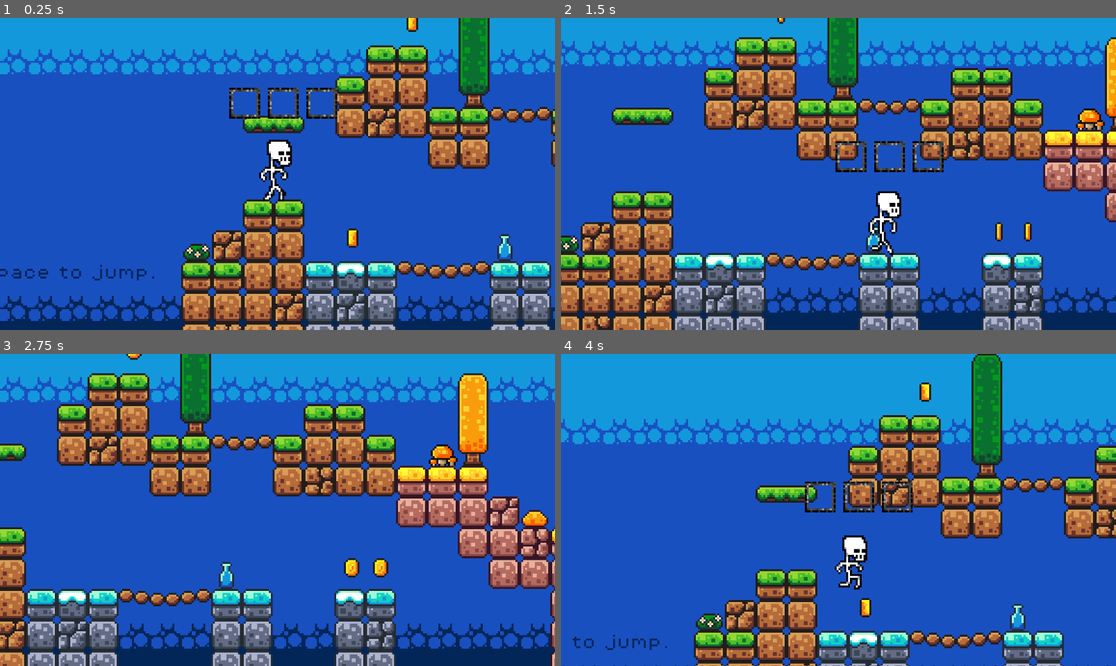
Above: before the commit, frames 1-4 (two rows, left to right).
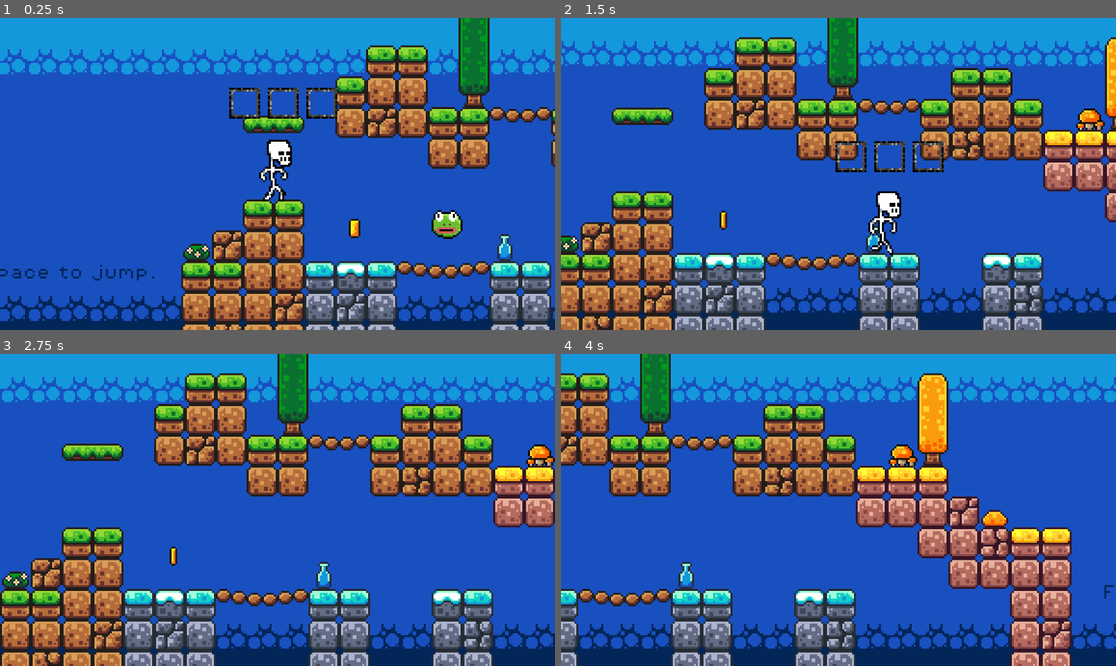
Above: after the commit, the same moments.

Repository: TronicAT/FGJ
Game: Godot game, scene res://scenes/game.tscn
Two runs of this game, one before a commit and one after it. Both use one fixed random seed, a clock stepped at 60 frames per second and the inputs below.
Inputs:
- Up to frame 1 (0.25 s): no input
- Up to frame 2 (1.5 s): hold Right (move_right) from 0.53 s (still down); tap E (mask_next) at 0.6 s; tap Space (jump) at 0.77, 1.07 s; tap Q (mask_prev) at 0.8, 1.35 s
- Up to frame 3 (2.75 s): tap Space (jump) at 1.52, 1.55, 1.82, 2.1 s; release Right (move_right) at 2.03 s; hold Left (move_left) from 2.03 s (still down); tap E (mask_next) at 2.3 s
- Up to frame 4 (4 s): release Left (move_left) at 2.78 s; hold Right (move_right) from 2.78 s (still down); tap E (mask_next) at 2.85 s; tap Space (jump) at 3.02, 3.32, 3.77, 3.8 s; tap Q (mask_prev) at 3.05, 3.6 s

The runs differ from the first frame. In frame 1, 0.7% of the frame differs, in the area x 62-84%, y 0-74%; in frame 2, 0.3%; in frame 3, 54%; in frame 4, 56%, in the area x 0-100%, y 0-100%.

Commit message:
fixing BS

Diff:
--- a/GameJam/First Game/scenes/game.tscn
+++ b/GameJam/First Game/scenes/game.tscn
@@ -10,6 +10,7 @@
 [ext_resource type="PackedScene" uid="uid://dtrbka1ef726o" path="res://scenes/killzone.tscn" id="5_x8euu"]
 [ext_resource type="PackedScene" uid="uid://d2w2i5h0lhc6l" path="res://scenes/slime.tscn" id="6_l0s6b"]
 [ext_resource type="FontFile" uid="uid://dbjl1e6kdxpl6" path="res://assets/fonts/PixelOperator8.ttf" id="7_8cblx"]
+[ext_resource type="PackedScene" uid="uid://c7tg6ineb5ts7" path="res://scenes/jump_mask.tscn" id="7_kvpfn"]
 
 [sub_resource type="TileSetAtlasSource" id="TileSetAtlasSource_ashvg"]
 texture = ExtResource("2_r1crl")
@@ -244,6 +245,8 @@
 layer_1/tile_data = PackedInt32Array(196609, 0, 0, 196610, 0, 0, 393215, 0, 0, 327680, 0, 0, 327683, 393216, 0, 327684, …(3625 unchanged characters)…
 
 [node name="Player" parent="." unique_id=2117723881 instance=ExtResource("1_rbmkf")]
+light_mask = 3
+visibility_layer = 3
 position = Vector2(34, 37)
 
 [node name="Camera2D" type="Camera2D" parent="Player" unique_id=2087779663]
@@ -263,36 +266,16 @@
 position = Vector2(74, 141)
 
 [node name="CollisionShape2D" type="CollisionShape2D" parent="Killzone" unique_id=1169477685]
+position = Vector2(114, 15)
 shape = SubResource("WorldBoundaryShape2D_cn5tm")
 
-[node name="Coins" type="Node" parent="." unique_id=1825166293]
-
-[node name="Coin" parent="Coins" unique_id=561507050 instance=ExtResource("4_28cek")]
-position = Vector2(73, 68)
-
-[node name="Coin2" parent="Coins" unique_id=1265359181 instance=ExtResource("4_28cek")]
-position = Vector2(217, 69)
-
-[node name="Coin3" parent="Coins" unique_id=1430060663 instance=ExtResource("4_28cek")]
-position = Vector2(232, 69)
-
-[node name="Coin4" parent="Coins" unique_id=1338730567 instance=ExtResource("4_28cek")]
-position = Vector2(104, -44)
-
-[node name="Coin5" parent="Coins" unique_id=1435531181 instance=ExtResource("4_28cek")]
-position = Vector2(503, 37)
-
-[node name="Coin6" parent="Coins" unique_id=809284330 instance=ExtResource("4_28cek")]
-position = Vector2(757, -25)
-
-[node name="Coin7" parent="Coins" unique_id=1825696124 instance=ExtResource("4_28cek")]
-position = Vector2(776, -25)
-
-[node name="Coin8" parent="Coins" unique_id=2082594666 instance=ExtResource("4_28cek")]
-position = Vector2(795, -25)
-
-[node name="Coin9" parent="Coins" unique_id=1634709396 instance=ExtResource("4_28cek")]
-position = Vector2(584, -108)
+[node name="Items" type="Node" parent="." unique_id=1825166293]
+
+[node name="Jump_Mask" parent="Items" unique_id=567837018 instance=ExtResource("7_kvpfn")]
+position = Vector2(122, 61)
+
+[node name="Coin9" parent="Items" unique_id=1634709396 instance=ExtResource("4_28cek")]
+position = Vector2(74, 63)
 
 [node name="Platforms" type="Node" parent="." unique_id=1120749857]
 
@@ -307,6 +290,8 @@
 autoplay = &"move"
 
 [node name="Slime" parent="." unique_id=778677678 instance=ExtResource("6_l0s6b")]
+light_mask = 1
+visibility_layer = 1
 position = Vector2(529, 81)
 
 [node name="Labels" type="Node" parent="." unique_id=474820885]
--- /dev/null
+++ b/GameJam/First Game/scenes/jump_mask.tscn
@@ -0,0 +1,18 @@
+[gd_scene format=3 uid="uid://c7tg6ineb5ts7"]
+
+[ext_resource type="Script" uid="uid://dolr4d4rh7rw5" path="res://scripts/Inventory/jump_mask.gd" id="1_pfopm"]
+[ext_resource type="Resource" uid="uid://b0jvvadu3r1oi" path="res://scripts/Inventory/jump_mask.tres" id="2_fyqkm"]
+[ext_resource type="Texture2D" uid="uid://ef00fuvkuhua" path="res://assets/sprites/sammakko_maski.png" id="2_j3liq"]
+
+[sub_resource type="CircleShape2D" id="CircleShape2D_fyqkm"]
+radius = 9.0
+
+[node name="Jump_Mask" type="Area2D" unique_id=567837018]
+script = ExtResource("1_pfopm")
+item_resource = ExtResource("2_fyqkm")
+
+[node name="Sprite2D" type="Sprite2D" parent="." unique_id=58104851]
+texture = ExtResource("2_j3liq")
+
+[node name="CollisionShape2D" type="CollisionShape2D" parent="." unique_id=566569899]
+shape = SubResource("CircleShape2D_fyqkm")
--- a/GameJam/First Game/scenes/player.tscn
+++ b/GameJam/First Game/scenes/player.tscn
@@ -134,7 +134,6 @@
 
 [node name="Player" type="CharacterBody2D" unique_id=1018222663]
 z_index = 5
-collision_layer = 2
 script = ExtResource("1_ofpvf")
 
 [node name="AnimatedSprite2D" type="AnimatedSprite2D" parent="." unique_id=216498402]
--- a/GameJam/First Game/scenes/slime.tscn
+++ b/GameJam/First Game/scenes/slime.tscn
@@ -43,26 +43,30 @@
 [sub_resource type="RectangleShape2D" id="RectangleShape2D_u4xjq"]
 size = Vector2(10, 14)
 
-[node name="Slime" type="Node2D"]
+[node name="Slime" type="Node2D" unique_id=604308746]
+light_mask = 3
+visibility_layer = 3
 script = ExtResource("1_fxbww")
 
-[node name="AnimatedSprite2D" type="AnimatedSprite2D" parent="."]
+[node name="AnimatedSprite2D" type="AnimatedSprite2D" parent="." unique_id=1139783388]
 position = Vector2(0, -12)
 sprite_frames = SubResource("SpriteFrames_a8uf2")
 autoplay = "default"
 frame = 2
 frame_progress = 0.722655
 
-[node name="Killzone" parent="." instance=ExtResource("2_aiwyj")]
+[node name="Killzone" parent="." unique_id=1339440930 instance=ExtResource("2_aiwyj")]
+light_mask = 7
+visibility_layer = 7
 
-[node name="CollisionShape2D" type="CollisionShape2D" parent="Killzone"]
+[node name="CollisionShape2D" type="CollisionShape2D" parent="Killzone" unique_id=1528623302]
 position = Vector2(0, -7)
 shape = SubResource("RectangleShape2D_u4xjq")
 
-[node name="RayCastRight" type="RayCast2D" parent="."]
+[node name="RayCastRight" type="RayCast2D" parent="." unique_id=2018899459]
 position = Vector2(0, -7)
 target_position = Vector2(9, 0)
 
-[node name="RayCastLeft" type="RayCast2D" parent="."]
+[node name="RayCastLeft" type="RayCast2D" parent="." unique_id=1971395508]
 position = Vector2(0, -7)
 target_position = Vector2(-9, 0)
--- a/GameJam/First Game/scripts/Inventory/active_inv.gd
+++ b/GameJam/First Game/scripts/Inventory/active_inv.gd
@@ -1,21 +1,22 @@
 extends Node
-
 class_name ActiveInventory
 
-var slots: Array = []  # sisältää Item-olioita
+var slots: Array = []       # sisältää Item-olioita
 var max_slots: int = 3
 var current_index: int = 0
+
+signal item_changed(item: Item)
 
 func add_item(item: Item) -> bool:
 	if item.type != Item.ItemType.ACTIVE:
 		return false
 	if slots.size() < max_slots:
 		slots.append(item)
+		emit_signal("item_changed", slots[current_index])
 		return true
 	return false
 
 func switch_item(direction: int) -> void:
-	# direction: 1 = seuraava, -1 = edellinen
 	if slots.size() == 0:
 		return
 	current_index = (current_index + direction) % slots.size()
@@ -25,5 +26,3 @@
 	if slots.size() == 0:
 		return null
 	return slots[current_index]
-
-signal item_changed(item: Item)
--- a/GameJam/First Game/scripts/Inventory/items.gd
+++ b/GameJam/First Game/scripts/Inventory/items.gd
@@ -4,7 +4,7 @@
 enum ItemType { PASSIVE, ACTIVE }
 
 @export var name: String = ""
-@export var type: ItemType = ItemType.PASSIVE
+@export var type: ItemType = Item.ItemType.ACTIVE
 @export var sprite: Texture2D
 
 
--- /dev/null
+++ b/GameJam/First Game/scripts/Inventory/jump_mask.gd
@@ -0,0 +1,12 @@
+extends Area2D
+
+@export var item_resource: Item
+
+func _ready():
+	connect("body_entered", Callable(self, "_on_body_entered"))
+
+func _on_body_entered(body):
+	print("Collision detected with:", body.name)
+	if body is CharacterBody2D:
+		body.collect_item(item_resource)
+		queue_free()
--- a/GameJam/First Game/scripts/Inventory/jump_mask.tres
+++ b/GameJam/First Game/scripts/Inventory/jump_mask.tres
@@ -1,12 +1,11 @@
 [gd_resource type="Resource" script_class="Item" format=3 uid="uid://b0jvvadu3r1oi"]
 
 [ext_resource type="Script" uid="uid://cuf26ffrecrx6" path="res://scripts/Inventory/items.gd" id="1_aymue"]
-[ext_resource type="Texture2D" uid="uid://d4w2l544fmvi" path="res://assets/sprites/Frog_placeholder.png" id="2_x0b7b"]
+[ext_resource type="Texture2D" uid="uid://ef00fuvkuhua" path="res://assets/sprites/sammakko_maski.png" id="2_x0b7b"]
 
 [resource]
 script = ExtResource("1_aymue")
 name = "Jump Mask"
-type = 1
 sprite = ExtResource("2_x0b7b")
 jump_multiplier = 2.0
 metadata/_custom_type_script = "uid://cuf26ffrecrx6"
--- a/GameJam/First Game/scripts/player.gd
+++ b/GameJam/First Game/scripts/player.gd
@@ -1,71 +1,82 @@
 extends CharacterBody2D
 
+# === INVENTORY ===
+var passive_inventory: Item           # esim. avain
+var active_inventory: ActiveInventory # max 3 maskia
 
+# === STATS ===
+var jump_multiplier := 1.0
+var speed_multiplier := 1.0
 
-#small piece of inventory
-var passive_inventory: Key
-var active_inventory: ActiveInventory
+# === MOVEMENT CONSTANTS ===
+const SPEED = 130.0
+const JUMP_VELOCITY = -300.0
+var gravity = ProjectSettings.get_setting("physics/2d/default_gravity")
 
+@onready var animated_sprite = $AnimatedSprite2D
+
+# === READY ===
 func _ready():
-	passive_inventory = Key.new()
-	add_child(passive_inventory)
+	passive_inventory = null
 
 	active_inventory = ActiveInventory.new()
 	add_child(active_inventory)
 	active_inventory.connect("item_changed", Callable(self, "_on_item_changed"))
 
+# === ITEM SIGNAL HANDLER ===
 func _on_item_changed(item: Item) -> void:
 	jump_multiplier = 1.0
-	speed_multiplier = 1.0
 
 	if item == null:
 		return
-
-	# Only active items
 	if item.type != Item.ItemType.ACTIVE:
 		return
 
-	# Apply multipliers
 	jump_multiplier = item.jump_multiplier
-	speed_multiplier = item.speed_multiplier
 
+# === ITEM COLLECTION ===
+func collect_item(item: Item):
+	if item == null:
+		print("No item!")
+		return
 
-# === MOVEMENT ===
-const SPEED = 130.0
-const JUMP_VELOCITY = -300.0
-var gravity = ProjectSettings.get_setting("physics/2d/default_gravity")
+	print("Collected item:", item.name, "type:", item.type)
 
-# === STATS ===
-var jump_multiplier := 1.0
-var speed_multiplier := 1.0
+	if item.type == Item.ItemType.ACTIVE:
+		if active_inventory.add_item(item):
+			print("Mask added:", item.name)
+		else:
+			print("Mask inventory full!")
+	elif item.type == Item.ItemType.PASSIVE:
+		passive_inventory = item
+		print("Key collected!")
 
-@onready var animated_sprite = $AnimatedSprite2D
-
+# === PHYSICS PROCESS ===
 func _physics_process(delta):
+	# Vaihda maskia inputilla
 	if Input.is_action_just_pressed("mask_next"):
 		active_inventory.switch_item(1)
-
 	if Input.is_action_just_pressed("mask_prev"):
 		active_inventory.switch_item(-1)
 
-	# Add the gravity.
+	# Gravity
 	if not is_on_floor():
 		velocity.y += gravity * delta
 
-	# Handle jump.
+	# Jump
 	if Input.is_action_just_pressed("jump") and is_on_floor():
 		velocity.y = JUMP_VELOCITY * jump_multiplier
 
-	# Get the input direction: -1, 0, 1
+	# Vaakasuuntainen liike
 	var direction = Input.get_axis("move_left", "move_right")
 
-	# Flip the Sprite
+	# Flip sprite
 	if direction > 0:
 		animated_sprite.flip_h = false
 	elif direction < 0:
 		animated_sprite.flip_h = true
 
-	# Play animations
+	# Animoinnit
 	if is_on_floor():
 		if direction == 0:
 			animated_sprite.play("idle")
@@ -74,10 +85,15 @@
 	else:
 		animated_sprite.play("jump")
 
-	# Apply movement
-	if direction:
+	# Liike
+	if direction != 0:
 		velocity.x = direction * SPEED * speed_multiplier
 	else:
 		velocity.x = move_toward(velocity.x, 0, SPEED * speed_multiplier)
 
 	move_and_slide()
+
+# === DIE / RESPAWN ===
+func die():
+	print("Player died! Respawning...")
+	velocity = Vector2.ZERO               # Nollaa nopeus
Not shown, added: GameJam/First Game/assets/sprites/tappaja_maski.png.import
Not shown, added: GameJam/First Game/assets/sprites/tappaja_maski_hit.png.import
Not shown, added: GameJam/First Game/assets/sprites/tappaja_maski_idle-Sheet.png.import
Not shown, added: GameJam/First Game/assets/sprites/tappaja_maski_juoksu-Sheet.png.import
Not shown, added: GameJam/First Game/assets/sprites/tappaja_maskia_hyppy.png.import
Not shown: 1 places in GameJam/First Game/scenes/slime.tscn that only renumber resources
Not shown, added: GameJam/First Game/scripts/Inventory/jump_mask.gd.uid
